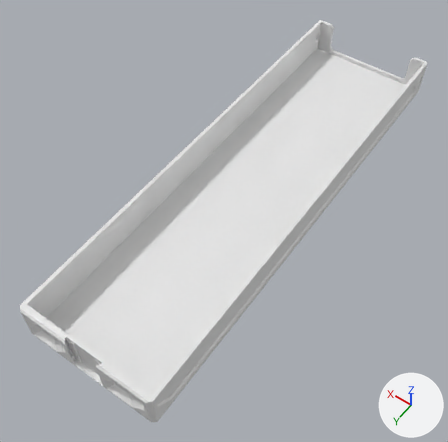
An edit to the glTF model parts/270/DecorDrawer_270-1W-05H.lib.glb, drawn before and after from the same camera.
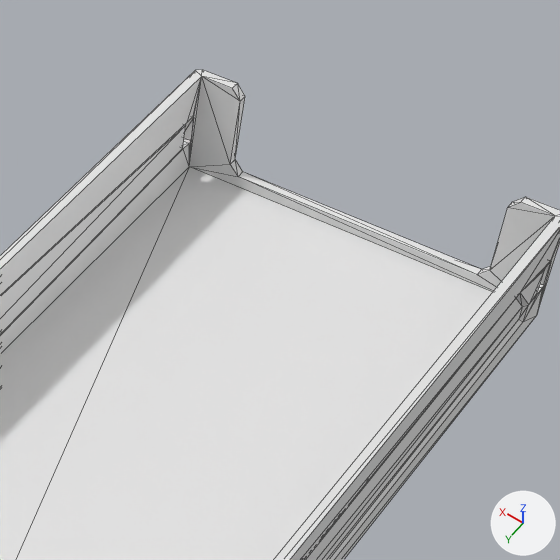
Each version appears first whole from a 50 mm camera at (-115.0, 191.0, 258.0) aimed at (4.0, 25.0, -3.0), and next in a close-up on the part from 59% to 95% of the width and 0% to 37% of the height. The axes (+X, +Y, +Z) are drawn at lower right. The lights are the same throughout. The last two pictures show the newer version. The close-ups show mesh edges as thin lines. Where no turn or scale is listed for an object, it has been applied to the vertices. Vertices at exactly the same position are counted once.

Names of what the first close-up shows: 'DecorDrawer_270-1W-05H'.
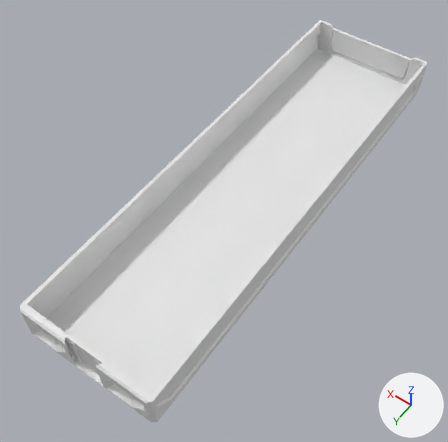
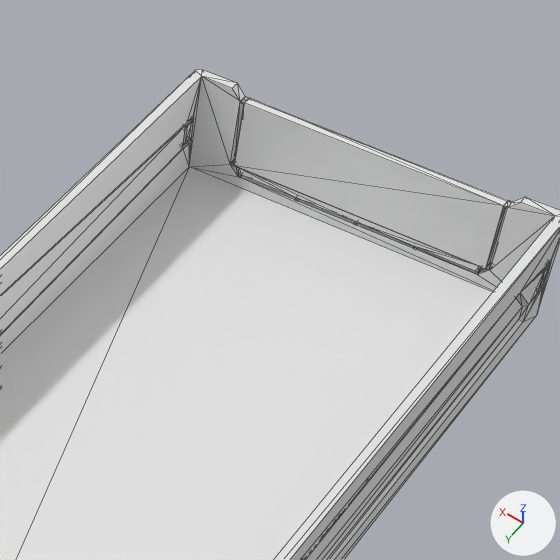
Pixel boxes (x1, y1, x2, y2) of what changed, in the close-ups (560 x 560 px):
part 1 of me_decordrawer_270_1w_05h, added: after (538, 263, 551, 290)
part 2 of me_decordrawer_270_1w_05h, added: after (183, 118, 194, 146)
part 3 of me_decordrawer_270_1w_05h, added: after (230, 96, 512, 275)

The change, as a diff of the scene's bpy script:
```diff
--- a/parts/270/DecorDrawer_270-1W-05H.lib.glb.py
+++ b/parts/270/DecorDrawer_270-1W-05H.lib.glb.py
@@ me_decordrawer_270_1w_05h @@
 # used by ob_decordrawer_270_1w_05h; location = (0.0, 0.0, 11.0)
-me_decordrawer_270_1w_05h.from_pydata(...)  # 304 vertices, 612 faces; spans x -37.0..37.0, y -132.0..132.0, z -11.0..11.0
+me_decordrawer_270_1w_05h.from_pydata(...)  # 412 vertices, 840 faces; spans x -37.0..37.0, y -132.0..132.0, z -11.0..11.0
+# me_decordrawer_270_1w_05h part 1: a new loose piece of 24 vertices spanning x -37.0..-35.0, y -127.0..-124.0, z -2.0..2.0
+# me_decordrawer_270_1w_05h part 2: a new loose piece of 24 vertices spanning x 35.0..37.0, y -127.0..-124.0, z -2.0..2.0
+# me_decordrawer_270_1w_05h part 3
+# 60 vertices are added at x -27.0..27.0, y -130.0..-128.0, z -7.0..9.0
+# 140 new faces join them
```
